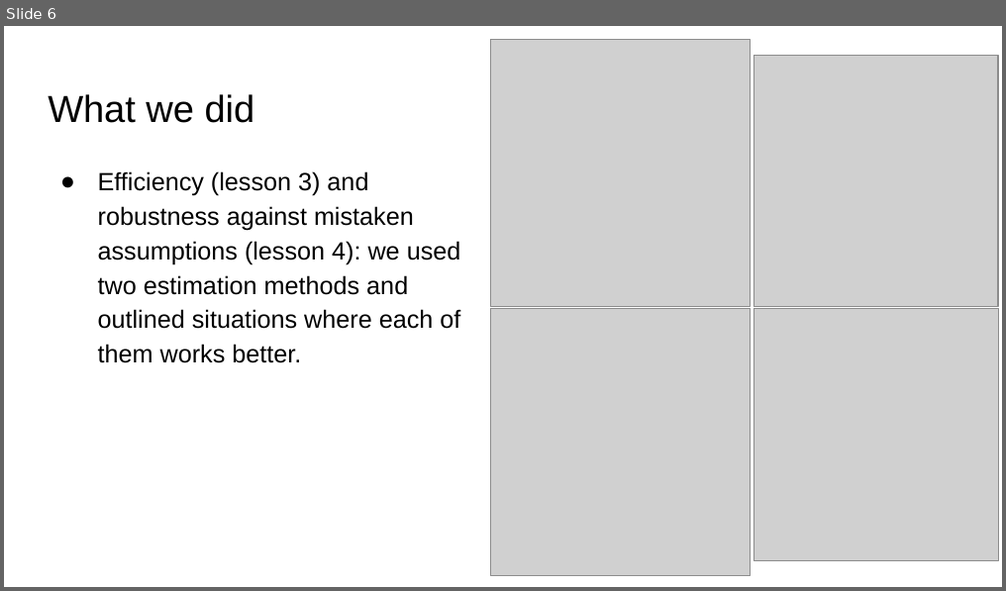
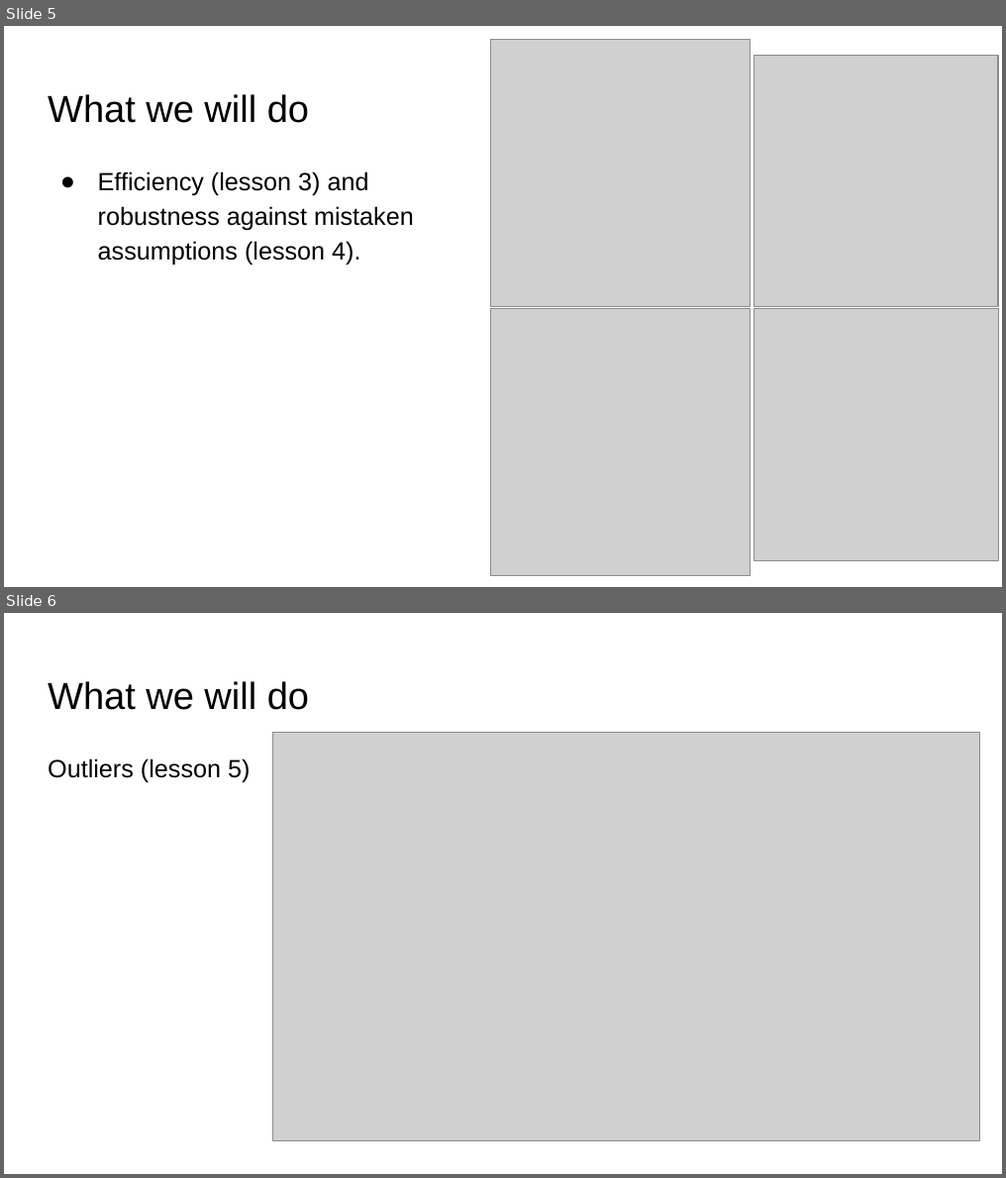
Before and after one commit to ekernf01/HEART_choosing_stat_methods, a slide deck: course content/Choosing statistical methods day 1.pptx. Shown one above the other, each under a label of ours: slide 6 before the commit, slides 5 and 6 after it. The pictures are 1006x591 and 1006x1178 pixels, drawn with LibreOffice and Linux fonts; fonts in the diff are those of the drawing; grey boxes stand for pictures. Boxes give left, top, right and bottom in pixels: in the first picture for what was removed or moved away, otherwise in the second. Text is boxed around its words. In the diff, an @@ line names an element or a change of style, - is before the commit and + after.

```diff
--- a/course content/Choosing statistical methods day 1.pptx
+++ b/course content/Choosing statistical methods day 1.pptx
@@ slide 6 added at bbox=[4, 613, 1002, 1174], background #FFFFFF @@
@@ text added at bbox=[48, 681, 309, 710], 27.2 pt, text #000000 @@
+What we will do
@@ text added at bbox=[48, 759, 250, 783], 18 pt, text #000000 @@
+Outliers (lesson 5)
@@ picture added at bbox=[272, 733, 979, 1141] @@
@@ what was slide 6 is now slide 5 @@
@@ slide 5 changed as well @@
@@ text at bbox=[48, 94, 309, 123]: text changed @@
-What we did
+What we will do
@@ text at bbox=[98, 172, 414, 266]: text changed @@
-● Efficiency (lesson 3) and robustness against mistaken assumptions (lesson 4): we used two estimation methods and outlined situations where each of them works better.
+● Efficiency (lesson 3) and robustness against mistaken assumptions (lesson 4).
```
Also in this commit, not shown: 4 other slides changed, 2 other slides added, 4 slides removed, 1 other file.
